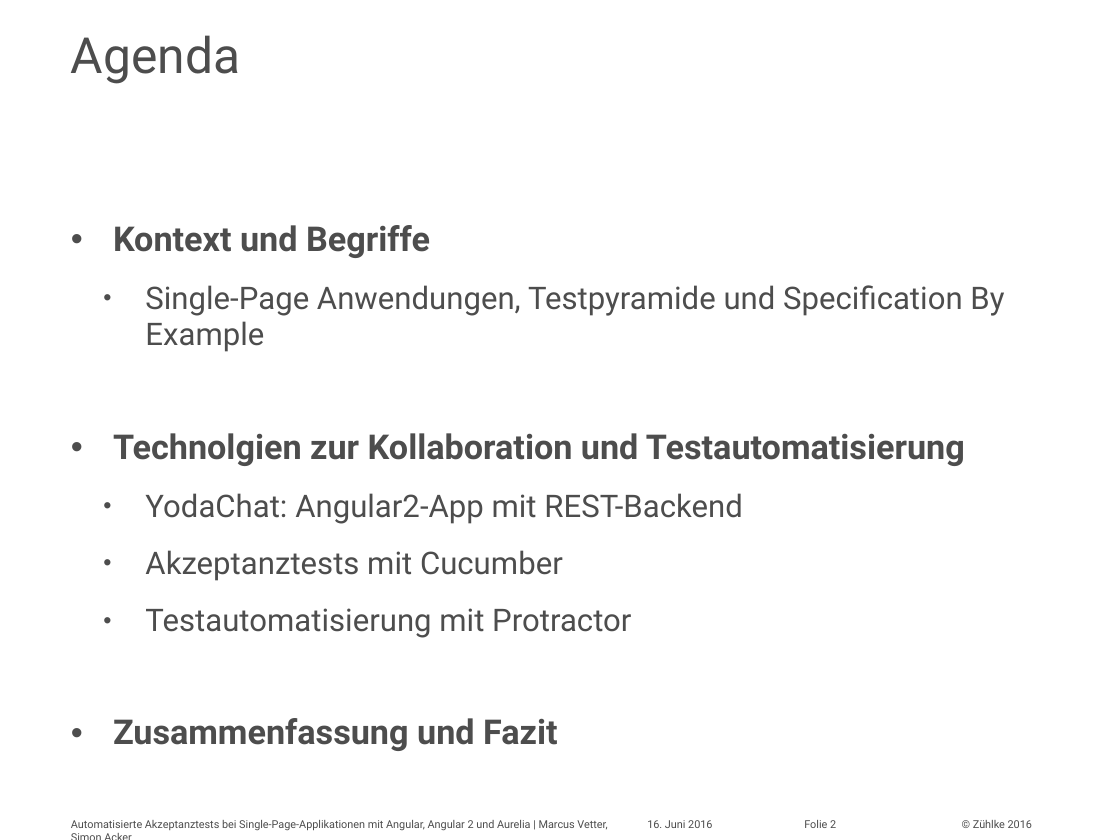
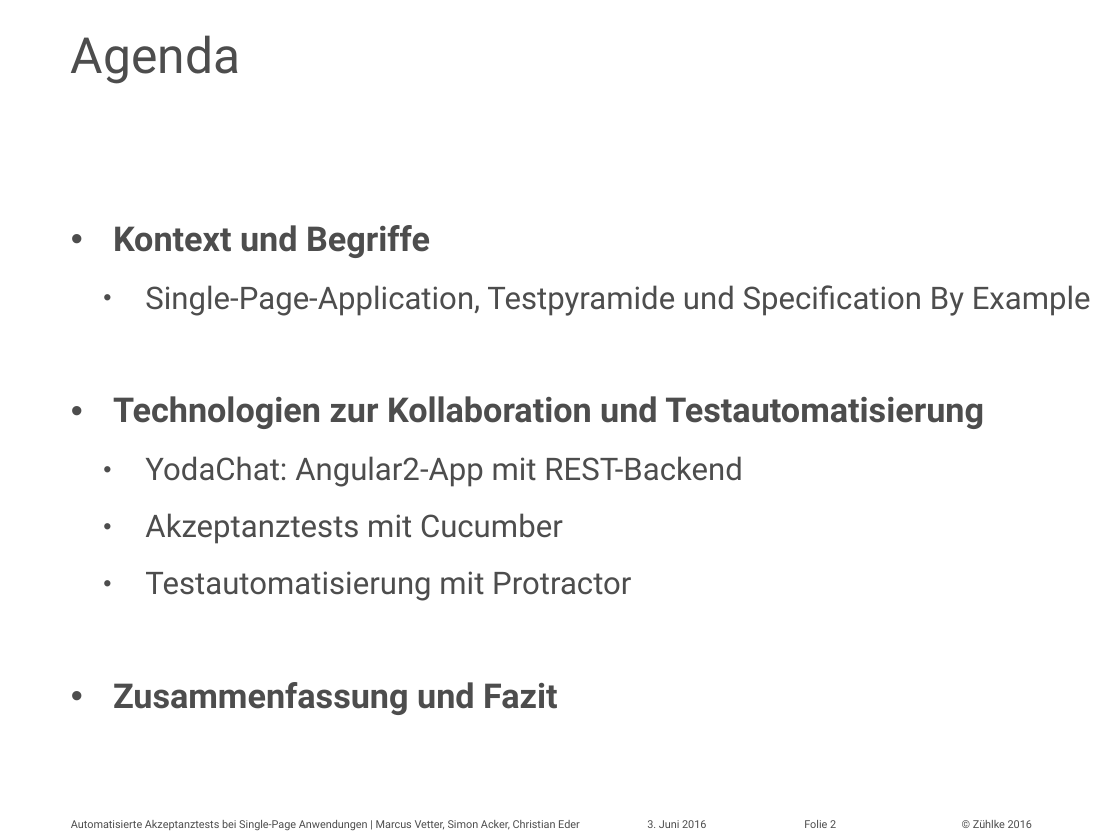
Before and after one commit to marcusvetter/yoda-chat, a slide deck: slide 2 of Vortrag_KE2016_MAVE_SIA.pptx. Drawn at 1120x840 pixels with LibreOffice and Linux fonts; fonts in the diff are those of the drawing. Boxes give left, top, right and bottom in pixels: in the first picture for what was removed or moved away, otherwise in the second. Text is boxed around its words. In the diff, an @@ line names an element or a change of style, - is before the commit and + after.

```diff
--- a/Vortrag_KE2016_MAVE_SIA.pptx
+++ b/Vortrag_KE2016_MAVE_SIA.pptx
@@ text at <box>113,285,1091,429</box>: text changed @@
-  • Single-Page Anwendungen, Testpyramide und Specification By Example
-• Technolgien zur Kollaboration und Testautomatisierung
+  • Single-Page-Application, Testpyramide und Specification By Example
+• Technologien zur Kollaboration und Testautomatisierung
@@ text at <box>71,820,580,831</box>: text changed @@
-Automatisierte Akzeptanztests bei Single-Page-Applikationen mit Angular, Angular 2 und Aurelia | Marcus Vetter, Simon Acker
+Automatisierte Akzeptanztests bei Single-Page Anwendungen | Marcus Vetter, Simon Acker, Christian Eder
@@ text at <box>647,820,706,828</box>: text changed @@
-16. Juni 2016
+3. Juni 2016
```
Also in this commit, not shown: 19 other slides changed, 3 slides added, 1 slide removed.
